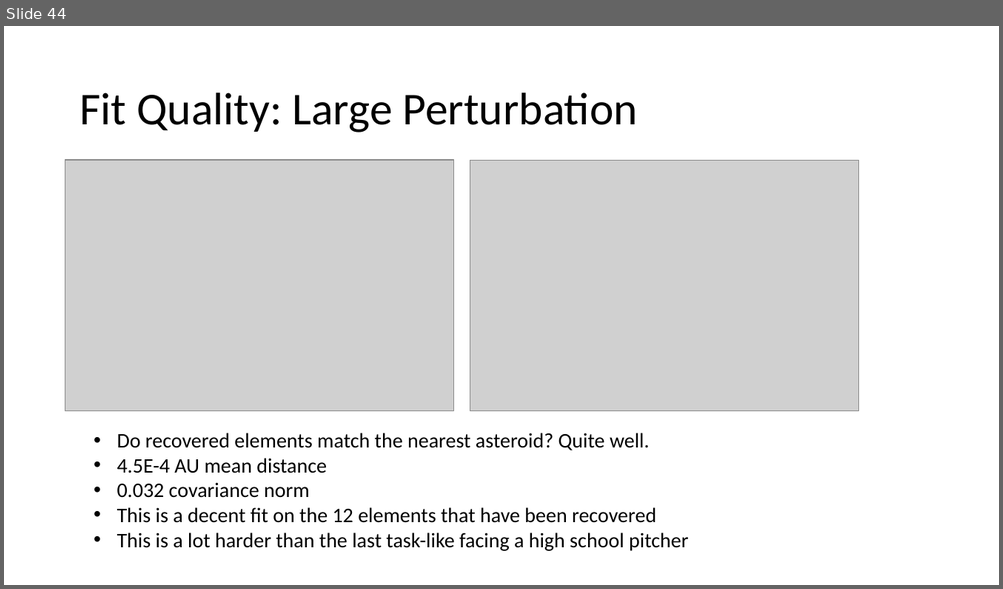
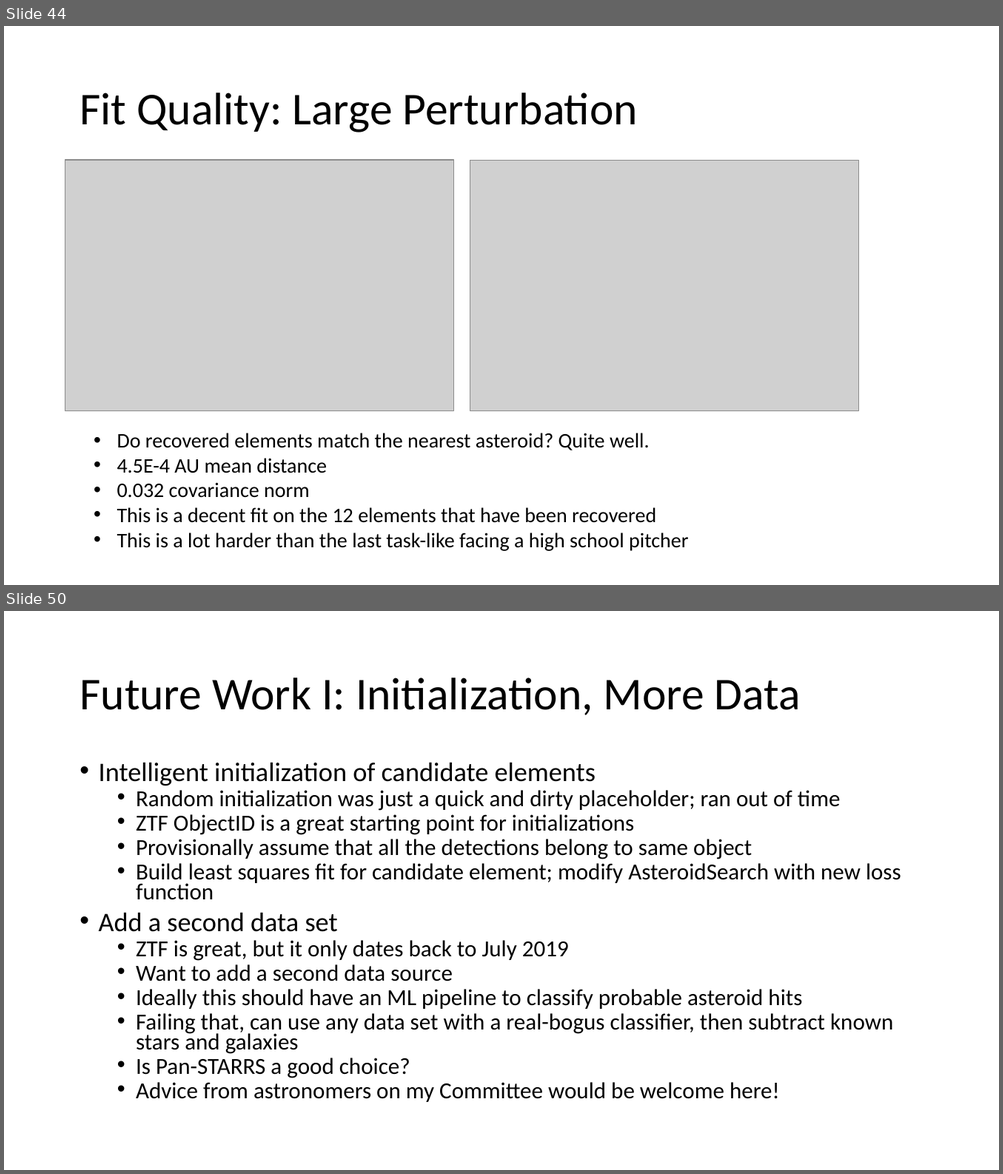
Before and after one commit to memanuel/kepler-sieve, a slide deck: thesis/kepler-sieve-slides.pptx. Shown one above the other, each under a label of ours: slide 44 before the commit, slides 44 and 50 after it; the slides between them are not shown. The pictures are 1003x589 and 1003x1174 pixels, drawn with LibreOffice and Linux fonts; fonts in the diff are those of the drawing; grey boxes stand for pictures. Boxes give left, top, right and bottom in pixels: in the first picture for what was removed or moved away, otherwise in the second. Text is boxed around its words. In the diff, an @@ line names an element or a change of style, - is before the commit and + after.

```diff
--- a/thesis/kepler-sieve-slides.pptx
+++ b/thesis/kepler-sieve-slides.pptx
@@ slide 50 added at [4,611,999,1170], background #FFFFFF @@
@@ title added at [79,678,800,715], 44 pt, text #000000 @@
+Future Work I: Initialization, More Data
@@ text added at [99,762,901,1102], 22.2 pt, text #000000 @@
+• Intelligent initialization of candidate elements
+  • Random initialization was just a quick and dirty placeholder; ran out of time
+  • ZTF ObjectID is a great starting point for initializations
+  • Provisionally assume that all the detections belong to same object
+  • Build least squares fit for candidate element; modify AsteroidSearch with new loss function
+• Add a second data set
+  • ZTF is great, but it only dates back to July 2019
+  • Want to add a second data source
+  • Ideally this should have an ML pipeline to classify probable asteroid hits
+  • Failing that, can use any data set with a real-bogus classifier, then subtract known stars and galaxies
+  • Is Pan-STARRS a good choice?
+  • Advice from astronomers on my Committee would be welcome here!
```
Also in this commit, not shown: 7 other slides added, 1 slide removed, 2 other files.
